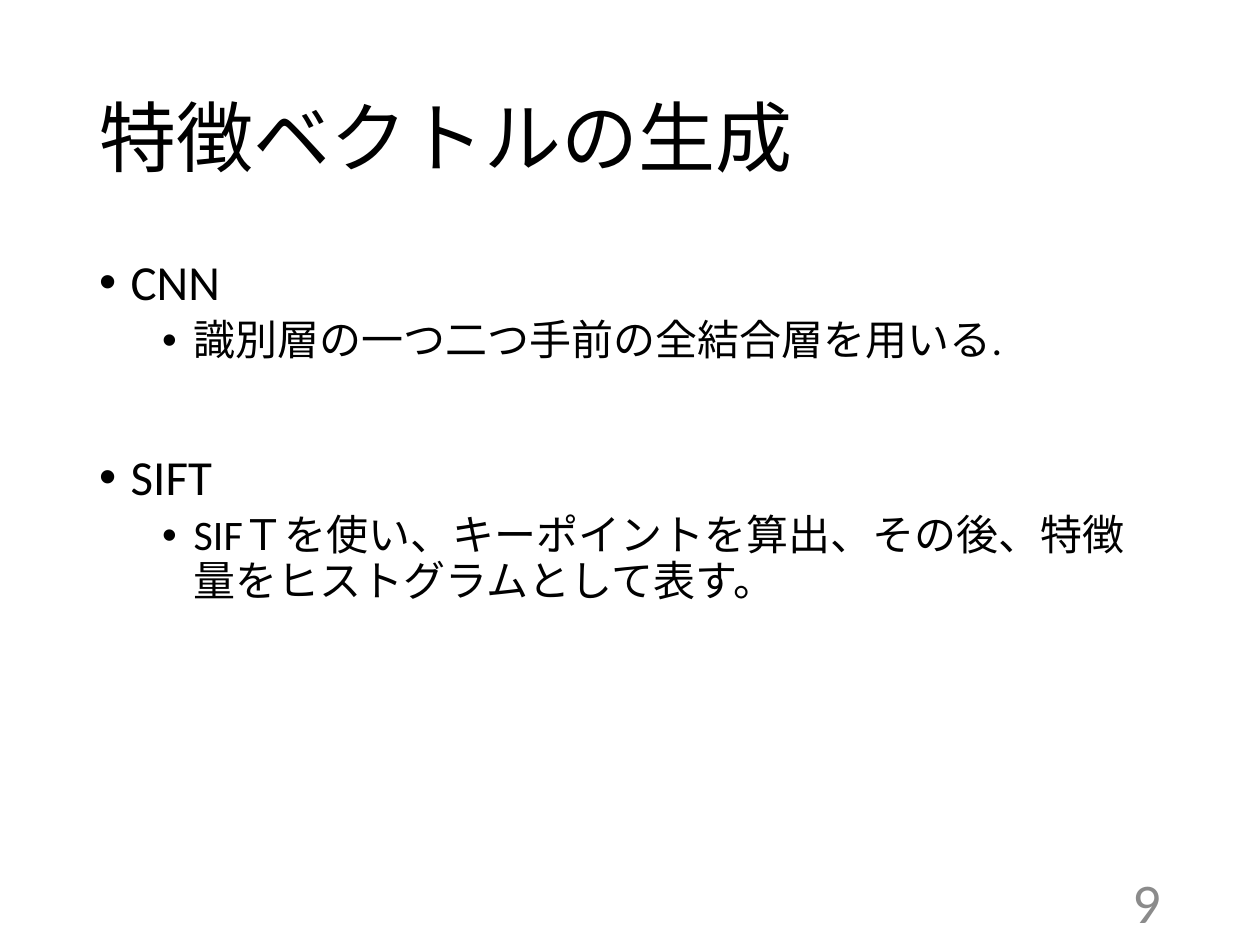
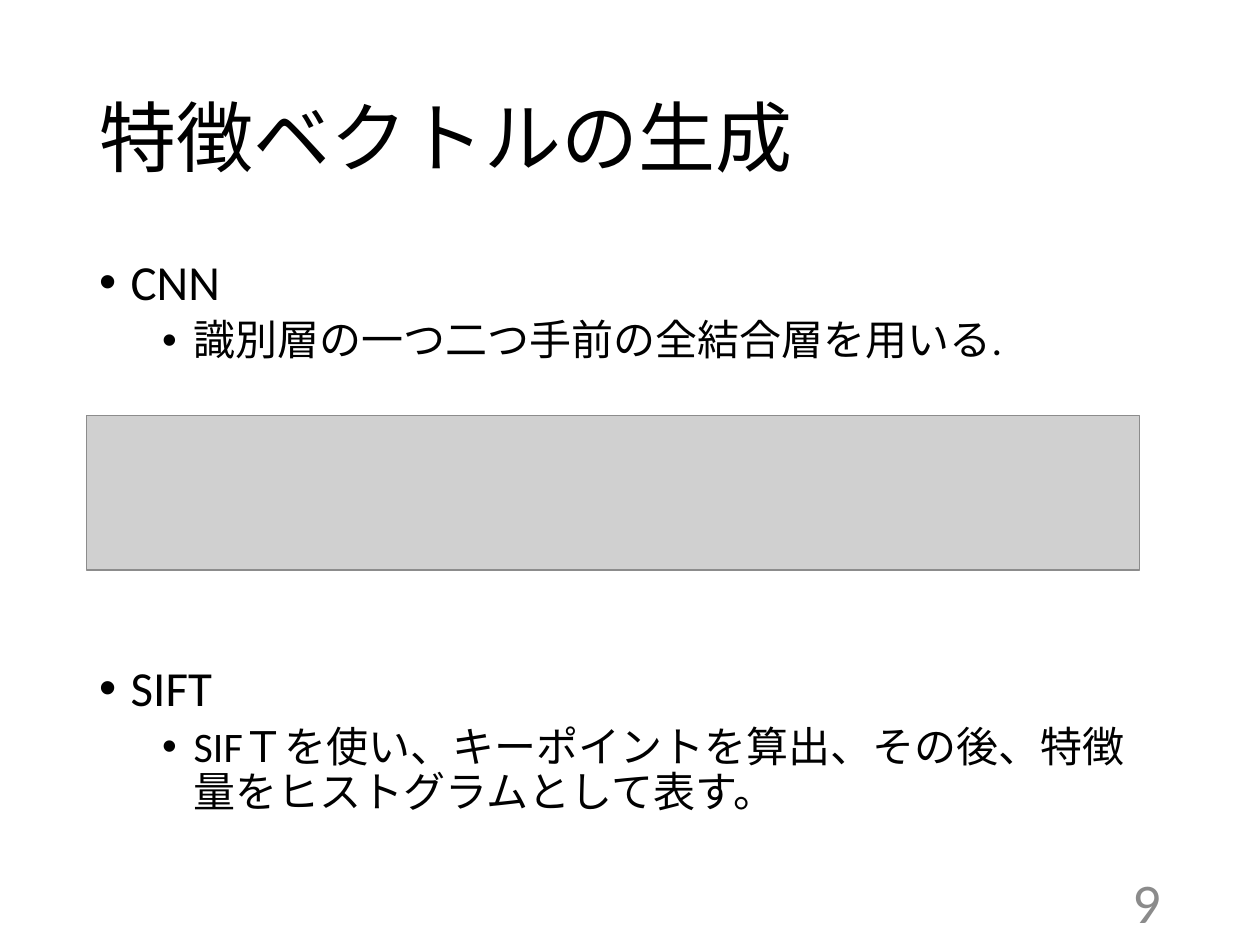
Before and after one commit to kait-takanolab/1821005-yoshioka-thesis, a slide deck: slide 9 of 1821005_中間発表.pptx. Drawn at 1260x945 pixels with LibreOffice and Linux fonts; fonts in the diff are those of the drawing; grey boxes stand for pictures. Boxes give left, top, right and bottom in pixels: in the first picture for what was removed or moved away, otherwise in the second. Text is boxed around its words. In the diff, an @@ line names an element or a change of style, - is before the commit and + after.

```diff
--- a/1821005_中間発表.pptx
+++ b/1821005_中間発表.pptx
@@ text "CNN" rewrapped from box(131, 268, 1125, 600) to box(131, 268, 1125, 811) @@
@@ picture added at box(87, 416, 1139, 571) @@
```
Also in this commit, not shown: 1 other slide changed.
